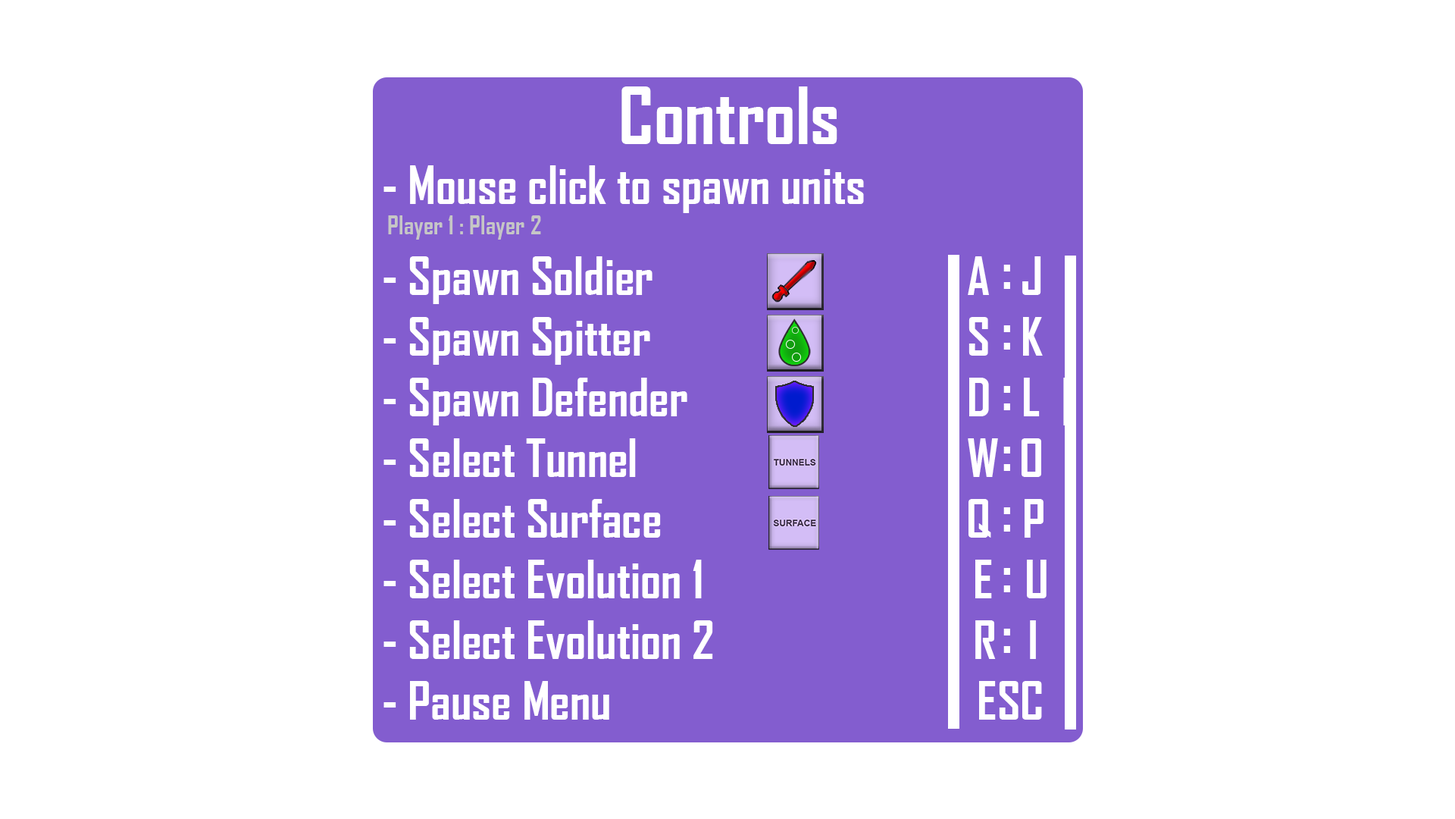
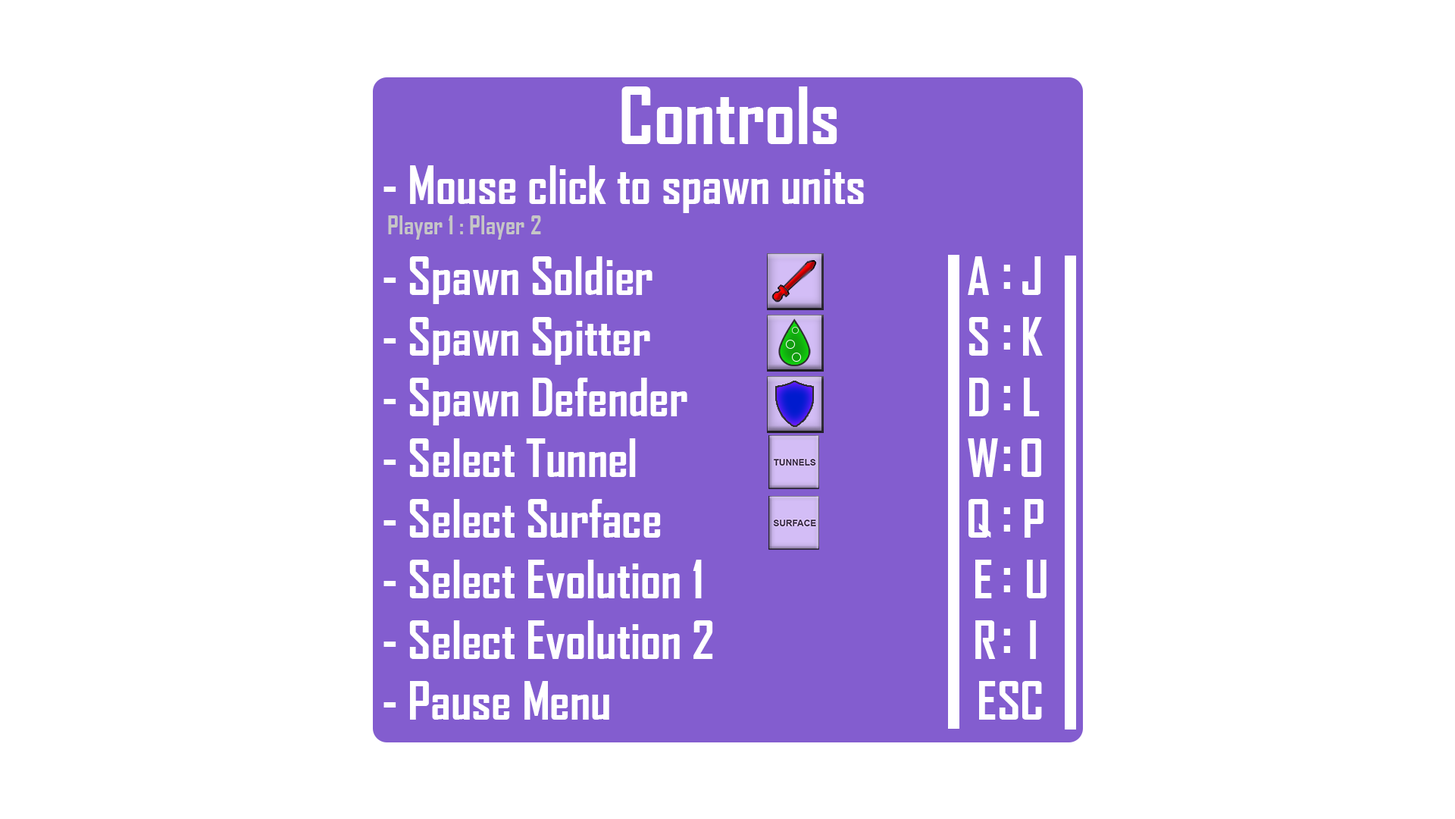
Comparing the layer stacks of the two (1455, 819) images. Changes:
removed group "Controls" (1st of 2) (8 layers) over [621, 86, 1065, 426]
added group "Controls #1" with 8 layers above "Rectangle 1" over [621, 86, 1065, 426]
moved "Lines" into group "Controls #1" over [1063, 377, 1065, 426]
moved "- Mouse click to spawn units Player 1 : Player 2 - Spawn Soldi" into group "Controls #1", painted on it over [1063, 377, 1065, 426]
moved "Controls" (in "Controls #1") into group "Controls #1" over [621, 86, 838, 145]
